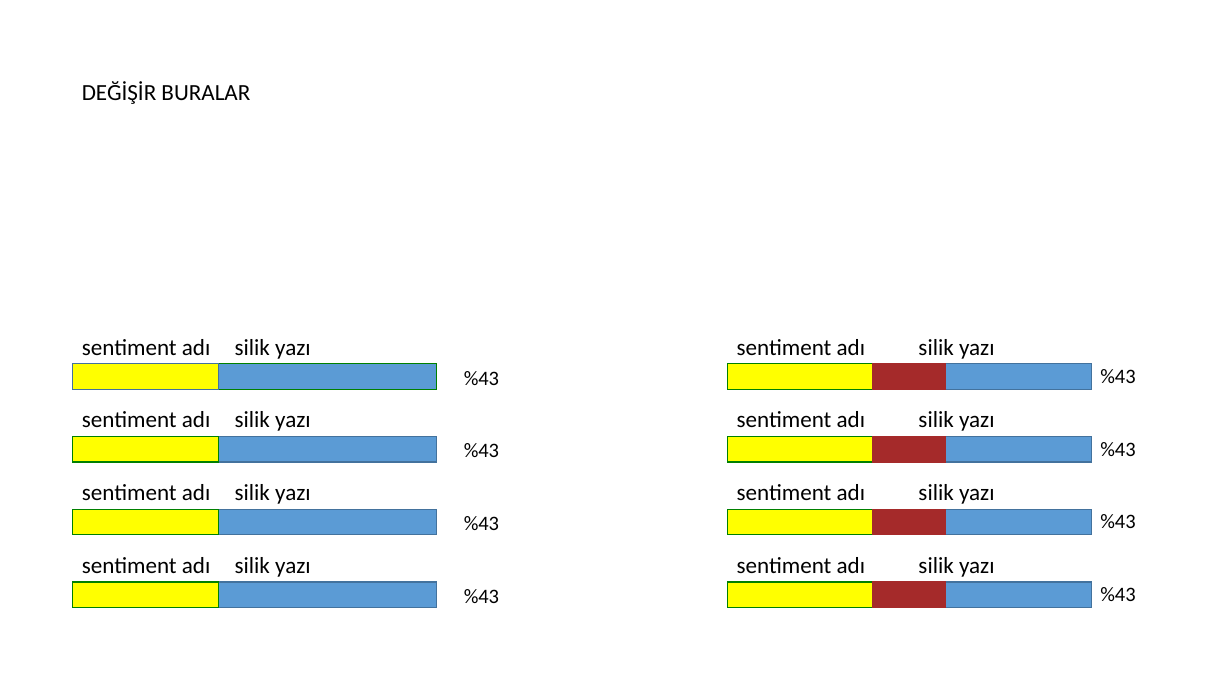
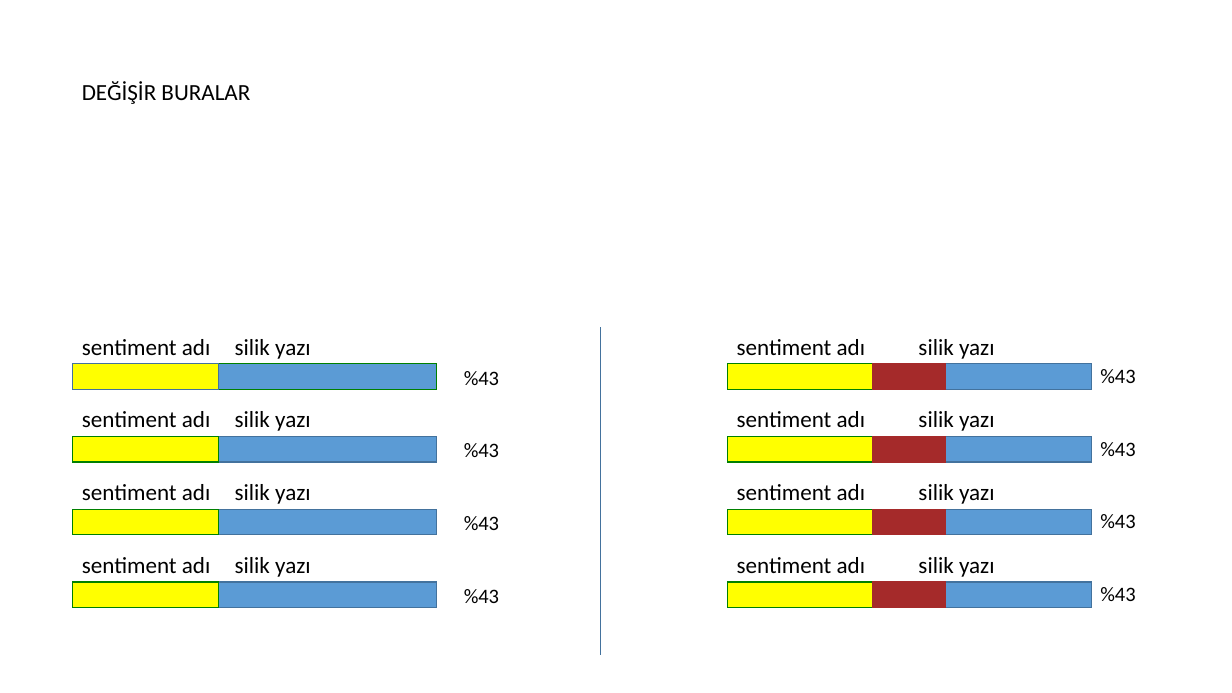
Before and after one commit to cagrimate/gembox-presentation, a slide deck: slide 2 of gemPpt/gemPpt/Created Chart.pptx. Drawn at 1232x693 pixels with LibreOffice and Linux fonts; fonts in the diff are those of the drawing. Boxes give left, top, right and bottom in pixels: in the first picture for what was removed or moved away, otherwise in the second. Text is boxed around its words. In the diff, an @@ line names an element or a change of style, - is before the commit and + after.

```diff
--- a/gemPpt/gemPpt/Created Chart.pptx
+++ b/gemPpt/gemPpt/Created Chart.pptx
@@ rectangle added at [601,327,601,654], fill #808080, outline #A9A9A9 1 pt @@
```
Also in this commit, not shown: 6 other files.
